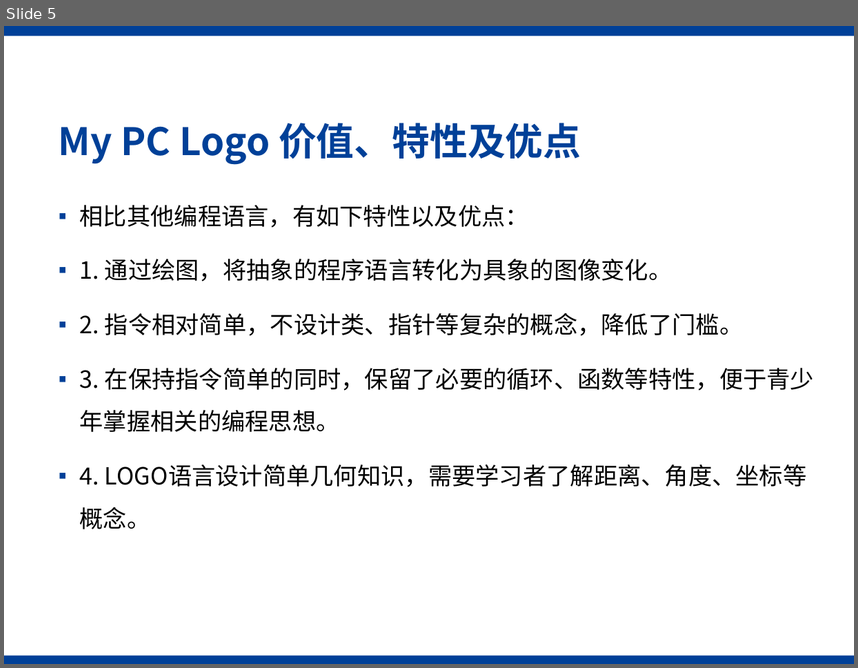
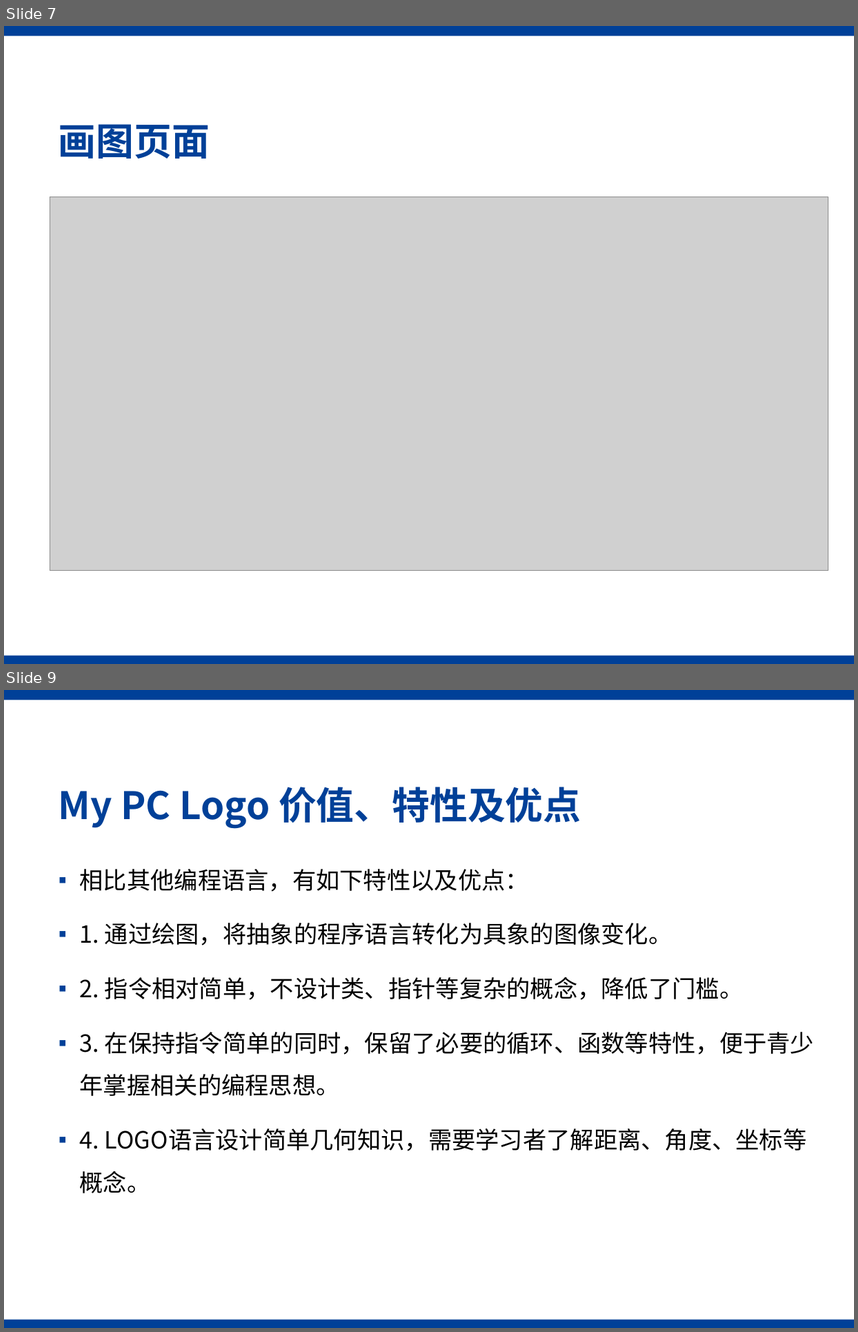
Before and after one commit to SJTU-SEP-21/SEP-21, a slide deck: UIPrototype/答辩ppt究极基础版本.pptx. Shown one above the other, each under a label of ours: slide 5 before the commit, slides 7 and 9 after it; the slides between them are not shown. The pictures are 858x668 and 858x1332 pixels, drawn with LibreOffice and Linux fonts; fonts in the diff are those of the drawing; grey boxes stand for pictures; background and template pictures are left out. Boxes give left, top, right and bottom in pixels: in the first picture for what was removed or moved away, otherwise in the second. Text is boxed around its words. In the diff, an @@ line names an element or a change of style, - is before the commit and + after.

```diff
--- a/UIPrototype/答辩ppt究极基础版本.pptx
+++ b/UIPrototype/答辩ppt究极基础版本.pptx
@@ slide 7 added at box(4, 26, 854, 664), background #FFFFFF; not listed: 2 template elements that a slide beside it also shows @@
@@ title added at box(59, 124, 210, 158), 32 pt, text #004098, bold @@
+画图页面
@@ picture added at box(50, 197, 829, 570) @@
@@ what was slide 5 is now slide 9 @@
```
Also in this commit, not shown: 7 slides changed, 3 other slides added, 5 slides removed.
